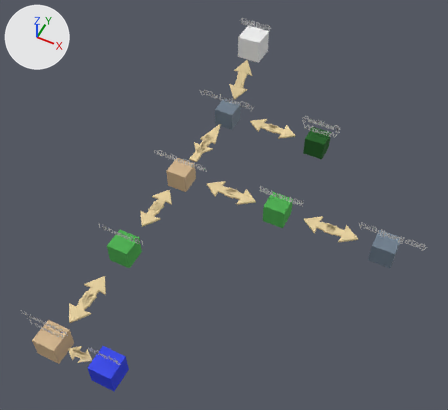
An edit to the glTF model Hoenn_map.glb, drawn before and after from the same camera.
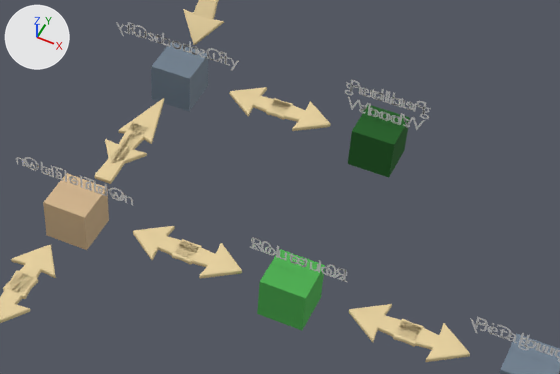
Each version appears first whole from a 50 mm camera at (22.3, -35.6, 42.4) aimed at (6.6, -4.0, 3.0), and next in a close-up on the part from 33% to 89% of the width and 19% to 60% of the height. The axes (+X, +Y, +Z) are drawn at upper left. The lights are the same throughout. The last two pictures show the newer version. Where no turn or scale is listed for an object, it has been applied to the vertices.

Names of what the first close-up shows: 'Big Arrow', 'Cube', 'Cube.001', 'Cube.004', 'Cube.005', 'Cube.008', 'Small Arrow', 'Small Arrow.004', 'Small Arrow.005', 'Small Arrow.006', 'Small Arrow.007', 'Small Arrow.008' and 15 more.
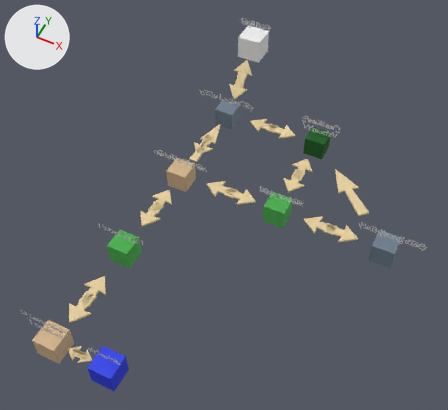
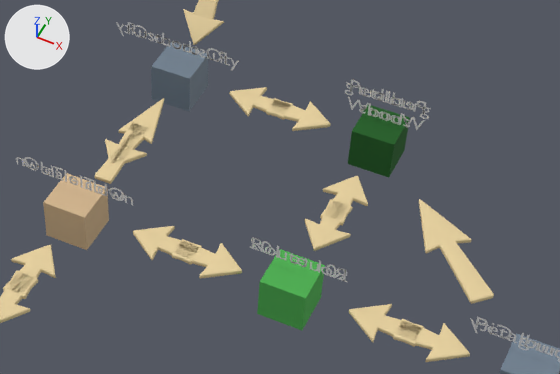
Location of each change, [x1, y1, x2, y2] in pixels of the close-ups (560 x 374 px):
'Small Arrow.017', added (beige)
    after: [419, 199, 494, 304]
'Small Arrow.015', added (beige)
    after: [304, 199, 352, 251]
'Small Arrow.016', added (beige)
    after: [320, 176, 368, 226]

Edits to the bpy script that builds the scene:
```text
Add mat_material_026:
    mat_material_026 = principled_material('Material.026')
    mat_material_026.base_color = (0.8, 0.633, 0.337)  # beige #e7d09d
    mat_material_026.roughness = 0.7
Add mat_material_025:
    mat_material_025 = principled_material('Material.025')
    mat_material_025.base_color = (0.8, 0.633, 0.337)  # beige #e7d09d
    mat_material_025.roughness = 0.7
Add mat_material_008:
    mat_material_008 = principled_material('Material.008')
    mat_material_008.base_color = (0.8, 0.633, 0.337)  # beige #e7d09d
    mat_material_008.roughness = 0.7
Add me_plane_005:
    me_plane_005.from_pydata(...)  # 338 vertices, 672 faces; spans x -2.49..2.11, y -2.11..2.48, z -0.12..0.12
    me_plane_005.materials.append(mat_material_026)  # beige #e7d09d
Add me_plane_004:
    me_plane_004.from_pydata(...)  # 338 vertices, 672 faces; spans x -1.05..1.06, y -1.26..1.75, z -0.12..0.12
    me_plane_004.materials.append(mat_material_025)  # beige #e7d09d
Add me_plane_003:
    me_plane_003.from_pydata(...)  # 338 vertices, 672 faces; spans x -1.06..1.05, y -1.75..1.26, z -0.12..0.12
    me_plane_003.materials.append(mat_material_008)  # beige #e7d09d
Add ob_small_arrow_017:
    ob_small_arrow_017 = bpy.data.objects.new('Small Arrow.017', me_plane_005)
    ob_small_arrow_017.location = (15.41, 4.76, 0.0)
Add ob_small_arrow_016:
    ob_small_arrow_016 = bpy.data.objects.new('Small Arrow.016', me_plane_004)
    ob_small_arrow_016.location = (10.0, 5.65, 0.0)
Add ob_small_arrow_015:
    ob_small_arrow_015 = bpy.data.objects.new('Small Arrow.015', me_plane_003)
    ob_small_arrow_015.location = (10.0, 4.25, 0.0)
```
